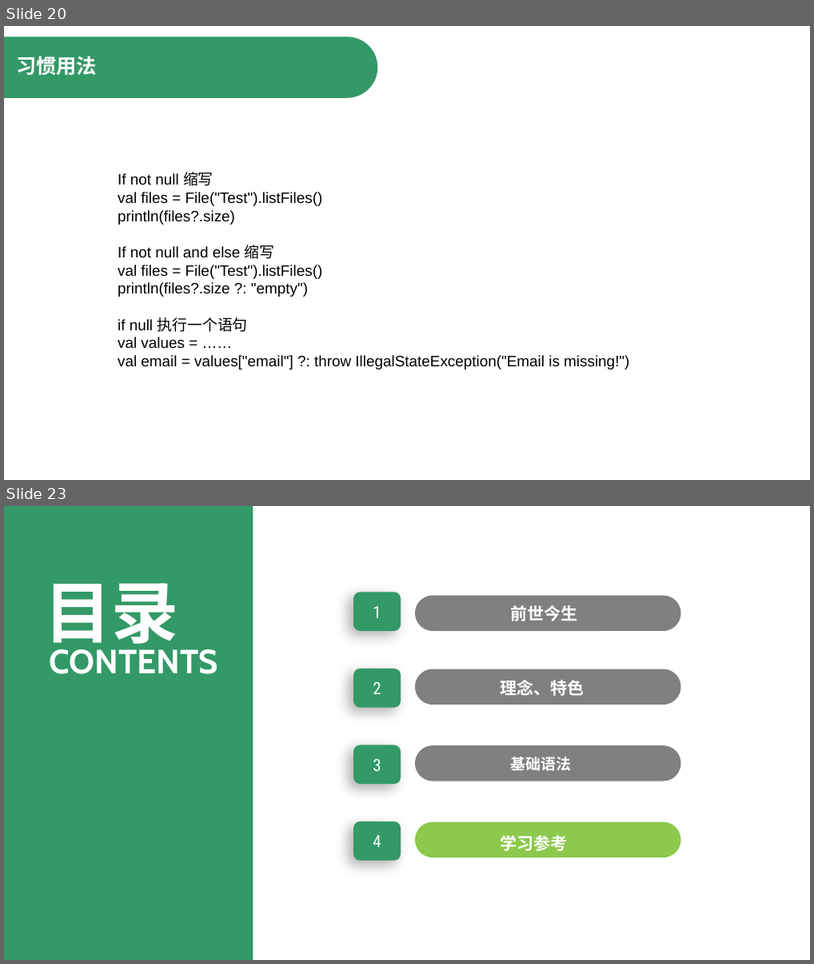
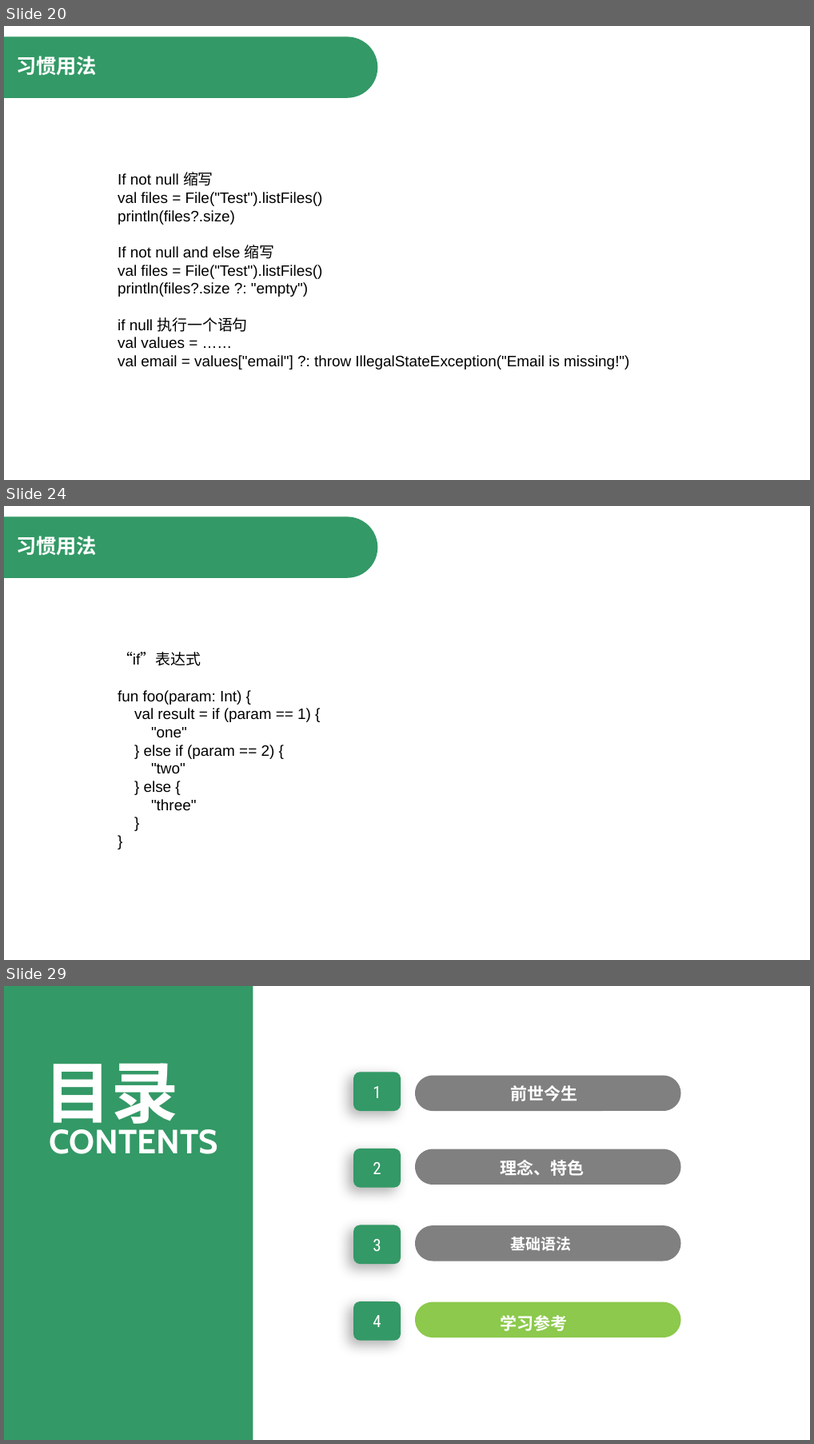
Before and after one commit to JosephLoveWong/UStory, a slide deck: app/Kotlin开发入门_王明明.pptx. Shown one above the other, each under a label of ours: slides 20 and 23 before the commit, slides 20, 24 and 29 after it; the slides between them are not shown. The pictures are 814x964 and 814x1444 pixels, drawn with LibreOffice and Linux fonts; fonts in the diff are those of the drawing. Boxes give left, top, right and bottom in pixels: in the first picture for what was removed or moved away, otherwise in the second. Text is boxed around its words. In the diff, an @@ line names an element or a change of style, - is before the commit and + after.

```diff
--- a/app/Kotlin开发入门_王明明.pptx
+++ b/app/Kotlin开发入门_王明明.pptx
@@ slide 24 added at box(4, 506, 810, 960), background #FFFFFF @@
@@ round same rect added at box(4, 516, 378, 578), fill #339966 @@
@@ text added at box(16, 536, 97, 556), 24 pt, text #FFFFFF, bold @@
+习惯用法
@@ text added at box(118, 652, 311, 811), 18 pt, text #000000 @@
+“if”表达式
+fun foo(param: Int) {
+val result = if (param == 1) {
+"one"
+} else if (param == 2) {
+"two"
+} else {
+"three"
+}
+}
@@ what was slide 23 is now slide 29 @@
```
Also in this commit, not shown: 7 other slides added, 2 slides removed, 34 other files.
